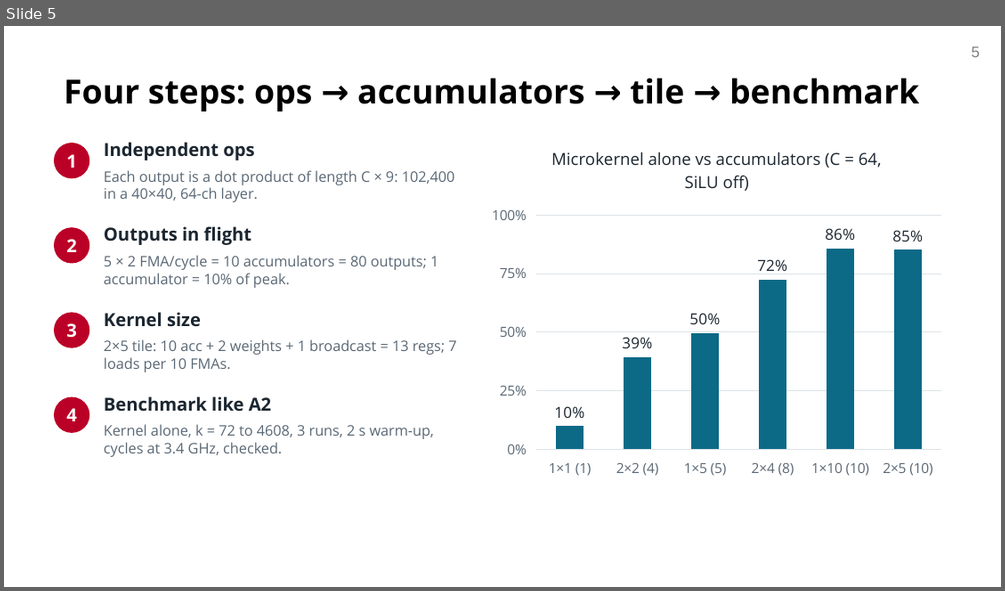
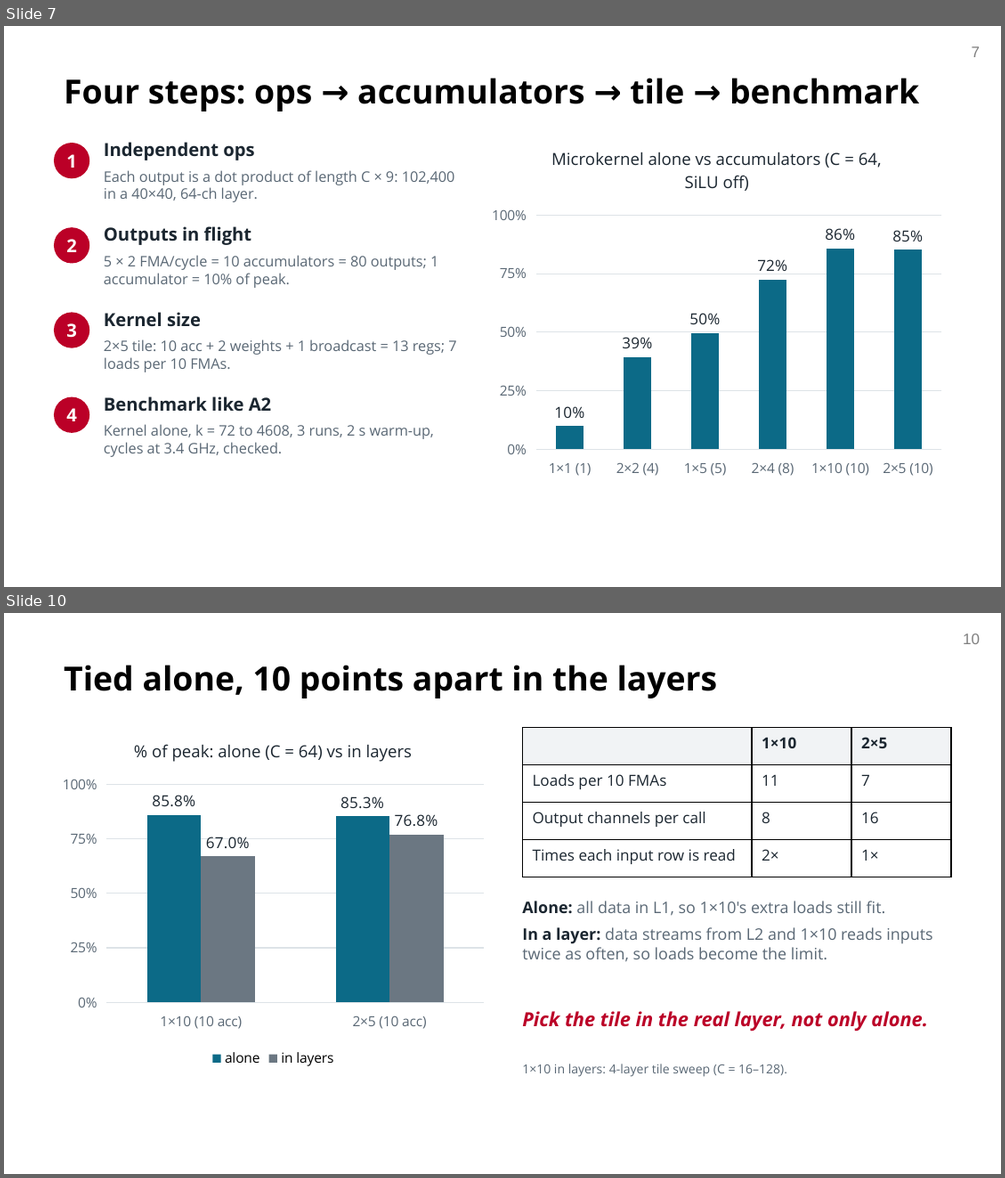
Before and after one commit to OTANK10/fast-yolov8-broadwell, a slide deck: docs/milestone/om/slides/om_mid_presentation_cmu.pptx. Shown one above the other, each under a label of ours: slide 5 before the commit, slides 7 and 10 after it; the slides between them are not shown. The pictures are 1005x591 and 1005x1178 pixels, drawn with LibreOffice and Linux fonts; fonts in the diff are those of the drawing; background and template pictures are left out. Boxes give left, top, right and bottom in pixels: in the first picture for what was removed or moved away, otherwise in the second. Text is boxed around its words. In the diff, an @@ line names an element or a change of style, - is before the commit and + after.

```diff
--- a/docs/milestone/om/slides/om_mid_presentation_cmu.pptx
+++ b/docs/milestone/om/slides/om_mid_presentation_cmu.pptx
@@ slide 10 added at [4,613,1001,1174], background #FFFFFF; not listed: 1 template element that a slide beside it also shows @@
@@ title added at [64,665,718,698], 24 pt, text #000000, bold @@
+Tied alone, 10 points apart in the layers
@@ column chart added at [54,722,493,1071] @@
+title "% of peak: alone (C = 64) vs in layers"
+categories: 1×10 (10 acc), 2×5 (10 acc)
+alone: 85.8, 85.3
+in layers: 67, 76.8
@@ table added at [522,728,951,877], 4 rows, 3 columns @@
+ | 1×10 | 2×5
+Loads per 10 FMAs | 11 | 7
+Output channels per call | 8 | 16
+Times each input row is read | 2× | 1×
@@ text added at [522,900,932,962], 11.5 pt, text #5A6875 @@
+Alone: all data in L1, so 1×10's extra loads still fit.
+In a layer: data streams from L2 and 1×10 reads inputs twice as often, so loads become the limit.
@@ text added at [522,1011,928,1031], 14 pt, text #BB0027, bold, italic @@
+Pick the tile in the real layer, not only alone.
@@ text added at [522,1063,787,1077], 9 pt, text #5A6875 @@
+1×10 in layers: 4-layer tile sweep (C = 16–128).
@@ what was slide 5 is now slide 7 @@
@@ page number at [971,46,980,57]: text changed @@
-5
+7
```
Also in this commit, not shown: 5 slides changed, 3 other slides added, 2 slides removed, 6 other files.
